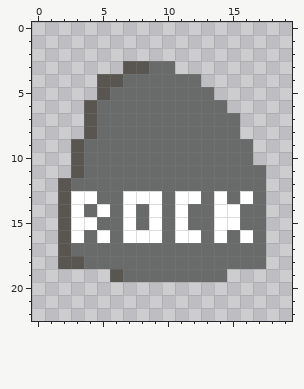
Two versions of one pixel-art sprite, hommlite/assets/combat/rock.png. This is how it looked before the edit.
The file is 20x23 pixels.
The same view after the edit:
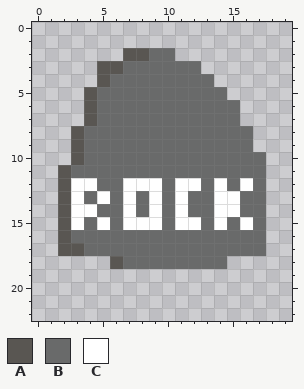
Palette (. is transparent): A #595652  B #696a6a  C #ffffff
Changes in this commit:
{"y":2,"x":7,"old":"....","new":"AABB"}
{"y":3,"x":5,"old":"..AA","new":"AABB"}
{"y":3,"x":11,"old":"..","new":"BB"}
{"y":4,"x":6,"old":"A","new":"B"}
{"y":4,"x":13,"old":".","new":"B"}
{"y":5,"x":4,"old":".A","new":"AB"}
{"y":5,"x":14,"old":".","new":"B"}
{"y":6,"x":15,"old":".","new":"B"}
{"y":8,"x":3,"old":".A","new":"AB"}
{"y":8,"x":16,"old":".","new":"B"}
{"y":10,"x":17,"old":".","new":"B"}
{"y":11,"x":2,"old":".A","new":"AB"}
{"y":12,"x":3,"old":"BB","new":"CC"}
{"y":12,"x":7,"old":"BBB","new":"CCC"}
{"y":12,"x":11,"old":"BB","new":"CC"}
{"y":12,"x":14,"old":"B","new":"C"}
{"y":12,"x":16,"old":"B","new":"C"}
{"y":13,"x":4,"old":"CB","new":"BC"}
{"y":13,"x":8,"old":"C","new":"B"}
{"y":13,"x":12,"old":"C","new":"B"}
{"y":13,"x":15,"old":"BC","new":"CB"}
{"y":14,"x":4,"old":"BC","new":"CB"}
{"y":15,"x":4,"old":"CB","new":"BC"}
{"y":15,"x":8,"old":"B","new":"C"}
{"y":15,"x":12,"old":"B","new":"C"}
{"y":15,"x":15,"old":"CB","new":"BC"}
{"y":16,"x":3,"old":"C","new":"B"}
{"y":16,"x":5,"old":"C","new":"B"}
{"y":16,"x":7,"old":"CCC","new":"BBB"}
{"y":16,"x":11,"old":"CC","new":"BB"}
{"y":16,"x":14,"old":"C","new":"B"}
{"y":16,"x":16,"old":"C","new":"B"}
{"y":17,"x":3,"old":"B","new":"A"}
{"y":18,"x":2,"old":"AABBB","new":"....A"}
{"y":18,"x":15,"old":"BBB","new":"..."}
{"y":19,"x":6,"old":"ABBBBBBBB","new":"........."}
{"label":"changed","picture_box":[58,48,266,282]}
